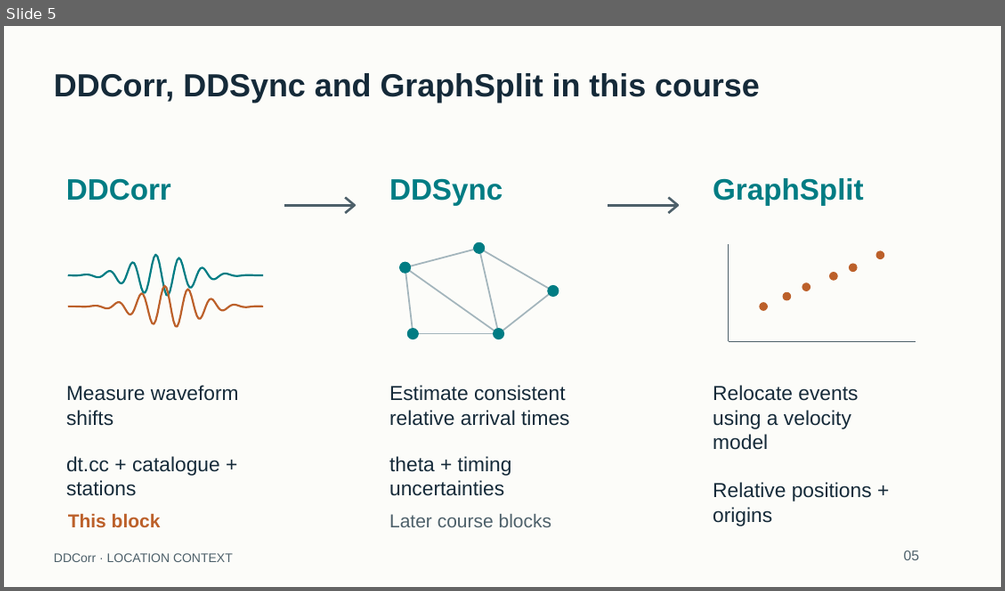
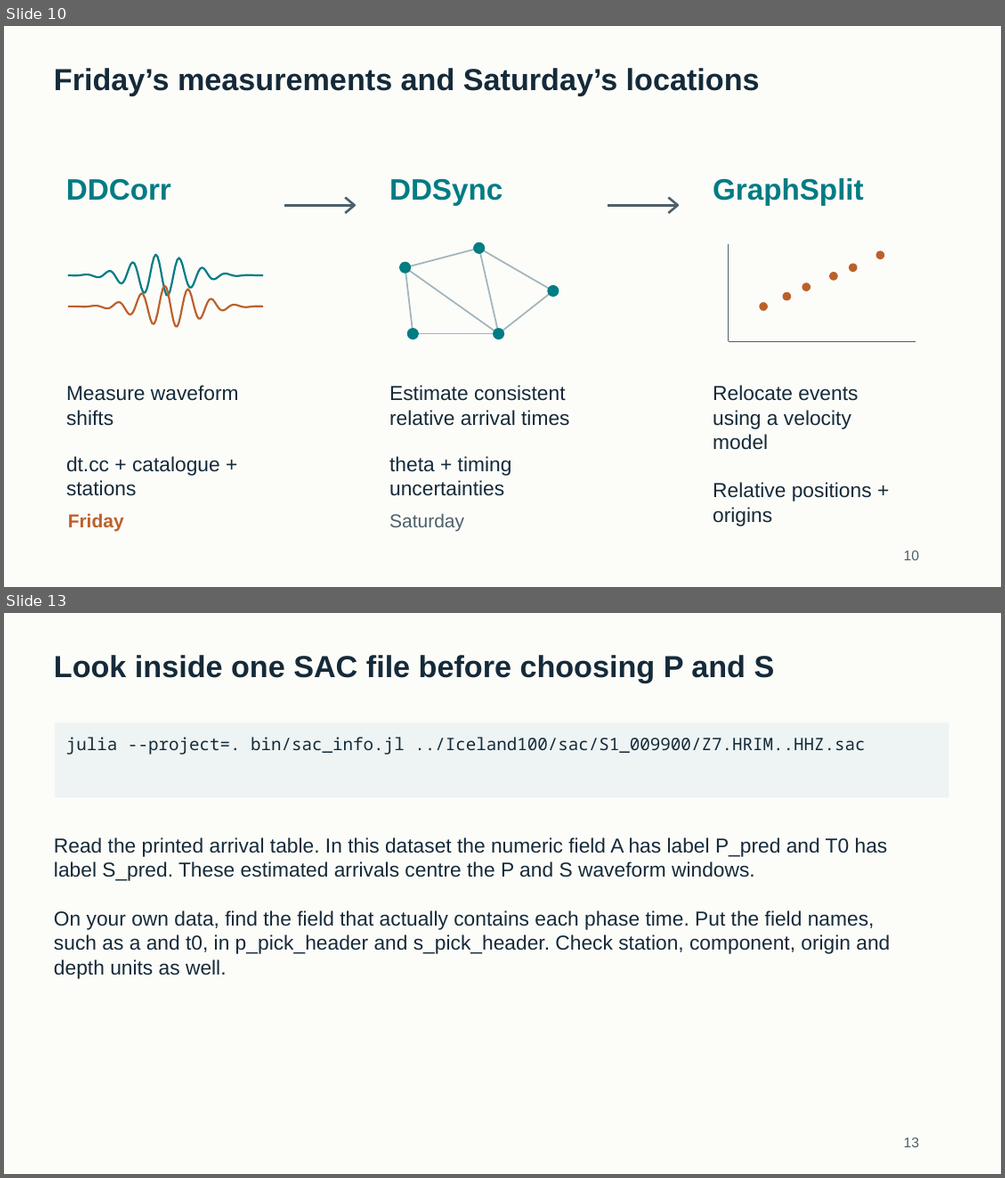
Before and after one commit to eliasrh/DDCorr.jl, a slide deck: teaching/DDCorr_minicourse.pptx. Shown one above the other, each under a label of ours: slide 5 before the commit, slides 10 and 13 after it; the slides between them are not shown. The pictures are 1005x591 and 1005x1178 pixels, drawn with LibreOffice and Linux fonts; fonts in the diff are those of the drawing. Boxes give left, top, right and bottom in pixels: in the first picture for what was removed or moved away, otherwise in the second. Text is boxed around its words. In the diff, an @@ line names an element or a change of style, - is before the commit and + after.

Commit message:
Teach differential times and relocation with the 100-event Iceland workshop
Add the correlation lecture, a shorter archive practical, and instructions for carrying one catalogue into DDSync and GraphSplit. Read advanced settings directly, preserve measured SAC magnitudes, and check waveform workloads before processing or cache reuse.

```diff
--- a/teaching/DDCorr_minicourse.pptx
+++ b/teaching/DDCorr_minicourse.pptx
@@ slide 13 added at (4, 613, 1001, 1174), background #FCFCF9 @@
@@ text added at (54, 655, 775, 683), 29.2 pt, text #152A39, bold @@
+Look inside one SAC file before choosing P and S
@@ rectangle added at (55, 723, 949, 798), fill #EDF4F3 @@
@@ text added at (66, 737, 865, 755), 16.5 pt, text #152A39 @@
+julia --project=. bin/sac_info.jl ../Iceland100/sac/S1_009900/Z7.HRIM..HHZ.sac
@@ text added at (54, 837, 888, 881), 19.5 pt, text #152A39 @@
+Read the printed arrival table. In this dataset the numeric field A has label P_pred and T0 has
+label S_pred. These estimated arrivals centre the P and S waveform windows.
@@ text added at (54, 910, 890, 978), 19.5 pt, text #152A39 @@
+On your own data, find the field that actually contains each phase time. Put the field names,
+such as a and t0, in p_pick_header and s_pick_header. Check station, component, origin and
+depth units as well.
@@ text added at (904, 1137, 919, 1147), 13.5 pt, text #4D606A @@
+13
@@ what was slide 5 is now slide 10 @@
@@ slide 10 changed as well @@
@@ text removed at (54, 73, 760, 103) @@
-DDCorr, DDSync and GraphSplit in this course
@@ text added at (54, 68, 760, 96), 29.2 pt, text #152A39, bold @@
+Friday’s measurements and Saturday’s locations
@@ text at (68, 513, 124, 531): text changed @@
-This block
+Friday
@@ text at (389, 514, 464, 531): text changed @@
-Later course blocks
+Saturday
@@ text removed at (54, 553, 233, 562) @@
-DDCorr · LOCATION CONTEXT
@@ text at (904, 550, 919, 560): text changed @@
-05
+10
```
Also in this commit, not shown: 2 other slides changed, 42 other slides added, 97 slides removed, 43 other files.
